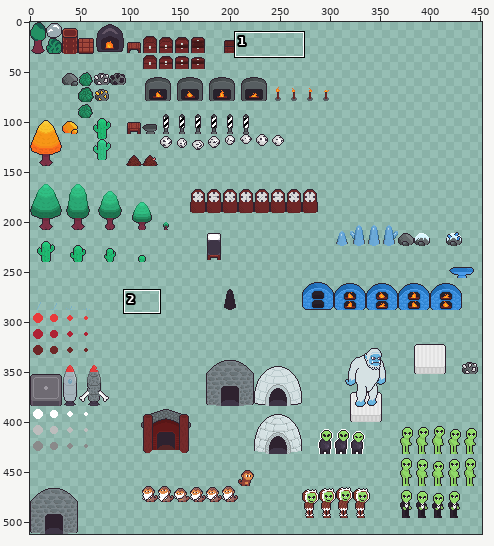
File history of a sprite sheet, assets/Textures/objects.png. The first picture is a wide view before the edit; the outline marks the close-up.
Close-up. Before the edit:
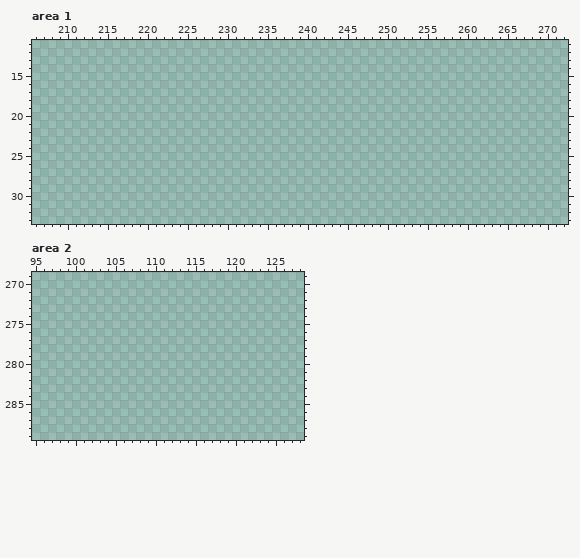
The file is 512x512 pixels. Pixels under 10% opacity are left out. Colours within 5 levels of each other are drawn and written as one. Shown: area 1: x 206..272, y 11..33; area 2: x 95..128, y 269..289. The wide view leaves out empty margins. The commit also changed other parts of the picture, which this record leaves out.
Palette (. is transparent): 
After:
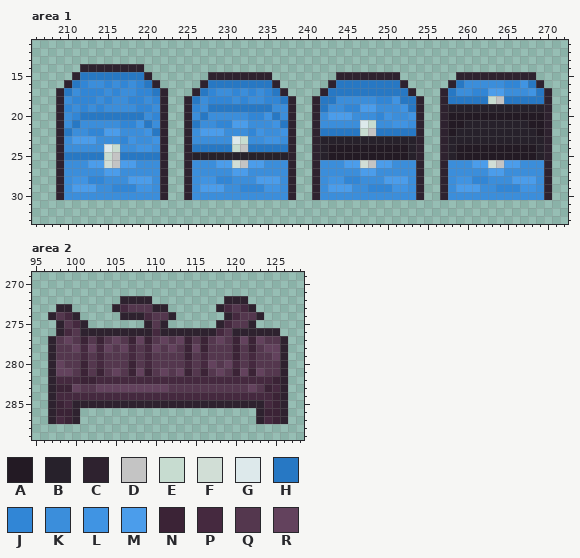
Colours new in this view: A #231a24  B #27212b  C #2e222f  D #c4c4c4  E #c7dcd0  F #d1ded6  G #dde9eb  H #2778c4  J #3186d6  K #3b8edb  L #4094e3  M #4b9deb  N #3b2336  P #45293f  Q #54374e  R #63425d
Edits made:
Changed rows in their new state; - is an unchanged pixel.
Area 1:
first column x 209:
14 ---CCCCCCCC---------------------------------------------------
15 --CHHHHHHHHC-------CCCCCCCC--------CCCCCCCC-------CCCCCCCCCC--
16 -CHJKKJKJKJHC-----CHHHHHHHHC------CHHHHHHHHC-----CHKKKKKJJLHC-
17 CHKJJJKJKKJJHC---CHJKKJKJKJHC----CHHHHHHHHHHC---CHKKJJMMKKKLHC
18 CKJJJKJKKJJKJC--CHKJJJKJKKJJHC--CHHKKKKKJJLHHC--CHHHHHEDHHHHHC
19 CJKJKJKKKKJJKC--CJKHHHHHHHHKKC--CHKKJJMMKKKLHC--CBBBBBBBBBBBBC
20 CKJHHHHHHHHKJC--CKHKKKKKJJLHKC--CKMMMKKKJLKKLC--CAAAAAAAAAAAAC
21 CKHKKKKKJJLHKC--CHKKJJMMKKKLHC--CKKKKKGEKKLLKC--CAABBBBBBBBAAC
22 CHKKJJMMKKKLHC--CKMMMKKKJLKKLC--CHHHHHEDHHHHHC--CABBBBBBBBBBAC
23 CKMMMKKKJLKKLC--CKKKKKGEKKLLKC--CBBBBBBBBBBBBC--CBBBBBBBBBBBBC
24 CKKKKKGEKKLLKC--CHHHHHEDHHHHHC--CBAAAAAAAAAABC--CBAAAAAAAAAABC
25 CHHHHHEDHHHHHC--CBBBBBBBBBBBBC--CBAAAAAAAAAABC--CBAAAAAAAAAABC
26 CKKKMMFDMMKKKC--CKKKMMFDMMKKKC--CKKKMMFDMMKKKC--CKKKMMFDMMKKKC
27 CKKKKKMMKKKKKC--CKKKKKMMKKKKKC--CKKKKKMMKKKKKC--CKKKKKMMKKKKKC
28 CKLLJJKKKMMMKC--CKLLJJKKKMMMKC--CKLLJJKKKMMMKC--CKLLJJKKKMMMKC
29 CKMMMKKJJJLLKC--CKMMMKKJJJLLKC--CKMMMKKJJJLLKC--CKMMMKKJJJLLKC
30 CKKKKKKKKKKKKC--CKKKKKKKKKKKKC--CKKKKKKKKKKKKC--CKKKKKKKKKKKKC
Area 2:
first column x 97:
272 ---------CCCC---------CCC-----
273 -CC-----CPQQQCC------CPQPC----
274 CQPC-----CCCPQQC------CPQQC---
275 -CQPC-------CQC------CPQQC----
276 -CPQCCCCCCCCCPCCCCCCCPQCCCCCC-
277 CQRQNQNQRQNRNQRQRNQNQRQNRNRQQC
278 CQQRPRPRQRPQPRQRQNRNQQQNQNQRRC
279 CQQQPQPQQQPQPQQQQNQPQQQNQPQQRC
280 CRQQNQPQQQNQPQQQQPQPRQRPQPQQQC
281 CRRQNQNQRQNRNQRQRNQNQRQNRNRQQC
282 CPPPNNPPPPPPPPPPPPPPPPPPPPPPNC
283 CNNRQQRRRRRRRRRQQQQQQQQQQRQNPC
284 CPPPPPPPPPPPPPPPPPPPPPPPPPPPNC
285 CNPCCCCCCCCCCCCCCCCCCCCCCCCPNC
286 CNNC----------------------CNNC
287 CPNC----------------------CPNC
Changed places in both close-ups, as pixel boxes (x1, y1, x2, y2):
added: (56, 64, 552, 200)
added: (48, 296, 288, 424)
